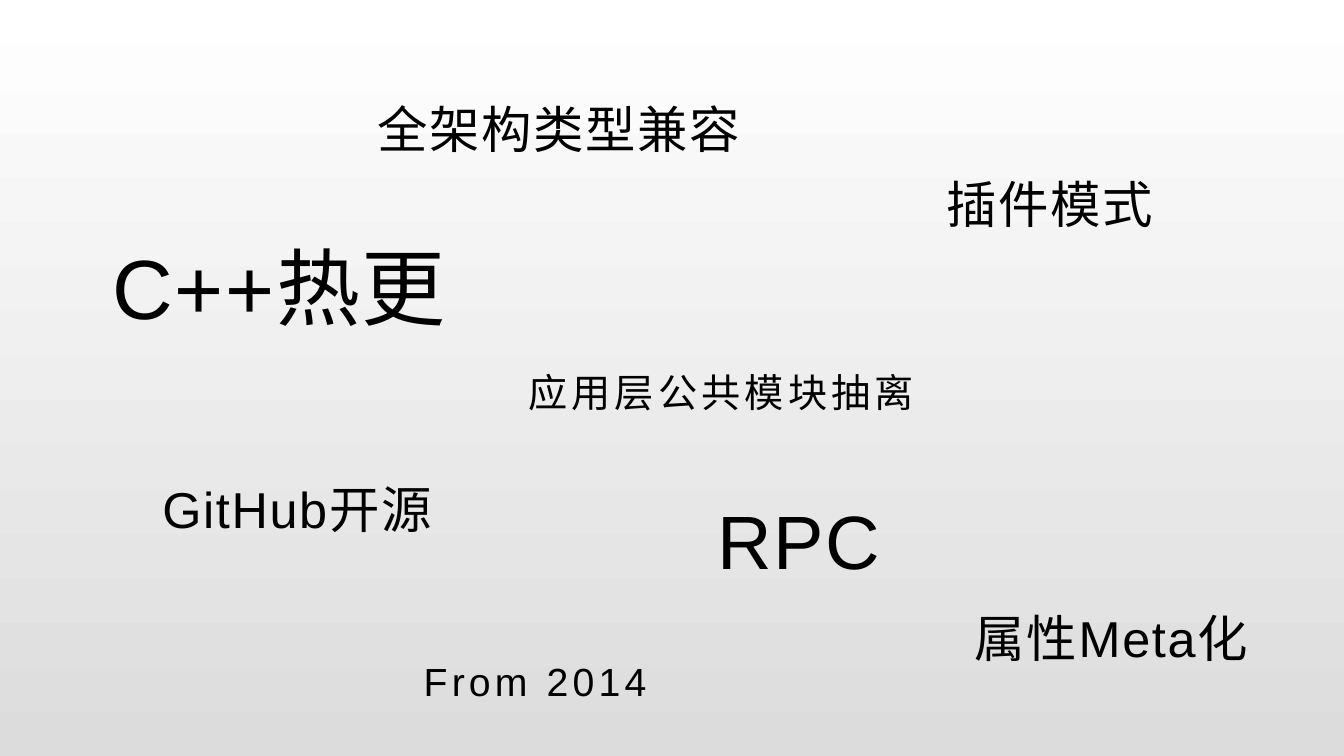
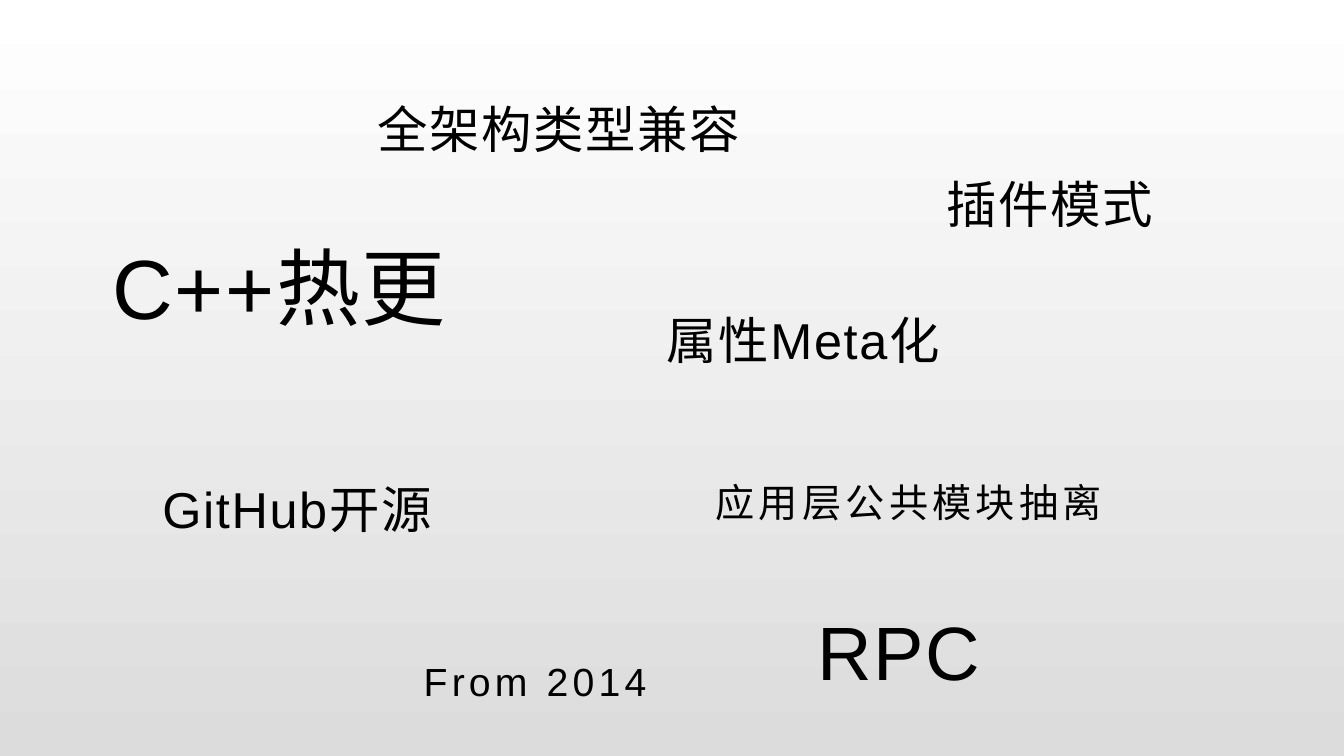
Before and after one commit to lori227/KFrame, a slide deck: slide 2 of _doc/KFrame.pptx. Drawn at 1344x756 pixels with LibreOffice and Linux fonts; fonts in the diff are those of the drawing. Boxes give left, top, right and bottom in pixels: in the first picture for what was removed or moved away, otherwise in the second. Text is boxed around its words. In the diff, an @@ line names an element or a change of style, - is before the commit and + after.

```diff
--- a/_doc/KFrame.pptx
+++ b/_doc/KFrame.pptx
@@ text "属性Meta化": place and size @@
-text "属性Meta化" at [975, 614, 1248, 661]
+text "属性Meta化" at [666, 316, 939, 363]
@@ text "应用层公共模块抽离": place and size @@
-text "应用层公共模块抽离" at [528, 374, 914, 411]
+text "应用层公共模块抽离" at [716, 484, 1102, 521]
@@ text "RPC": place and size @@
-text "RPC" at [717, 516, 880, 570]
+text "RPC" at [817, 627, 980, 681]
```
Also in this commit, not shown: 7 other slides changed, 6 slides added, 2 slides removed, 1 other file.
